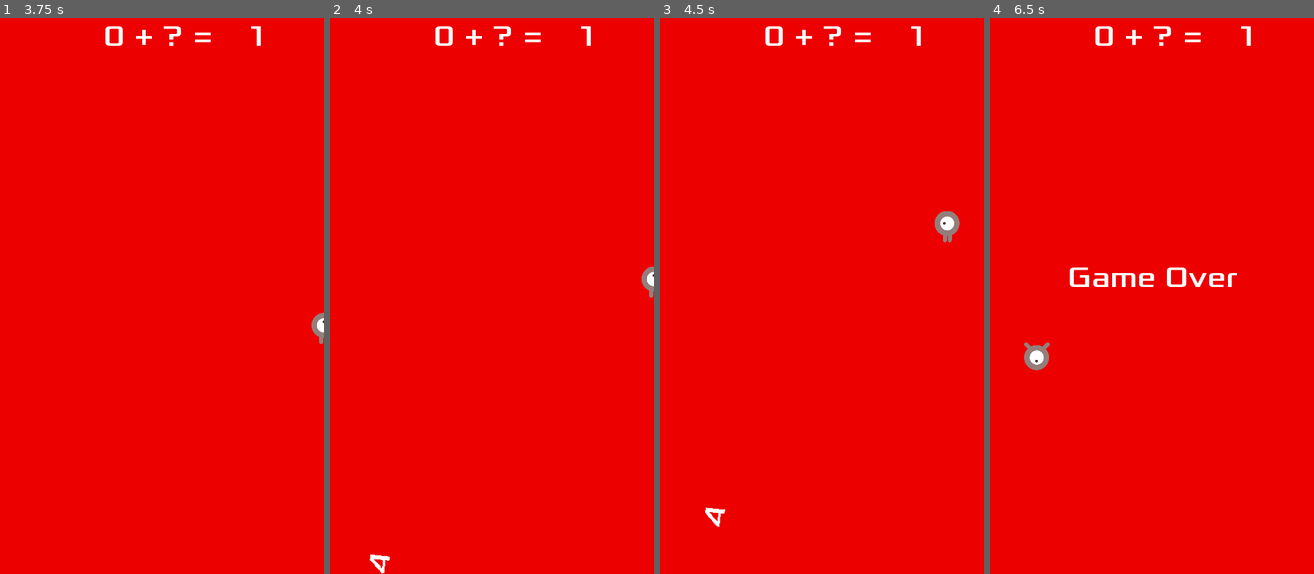
Above: before the commit, frames 1-4 (left to right).
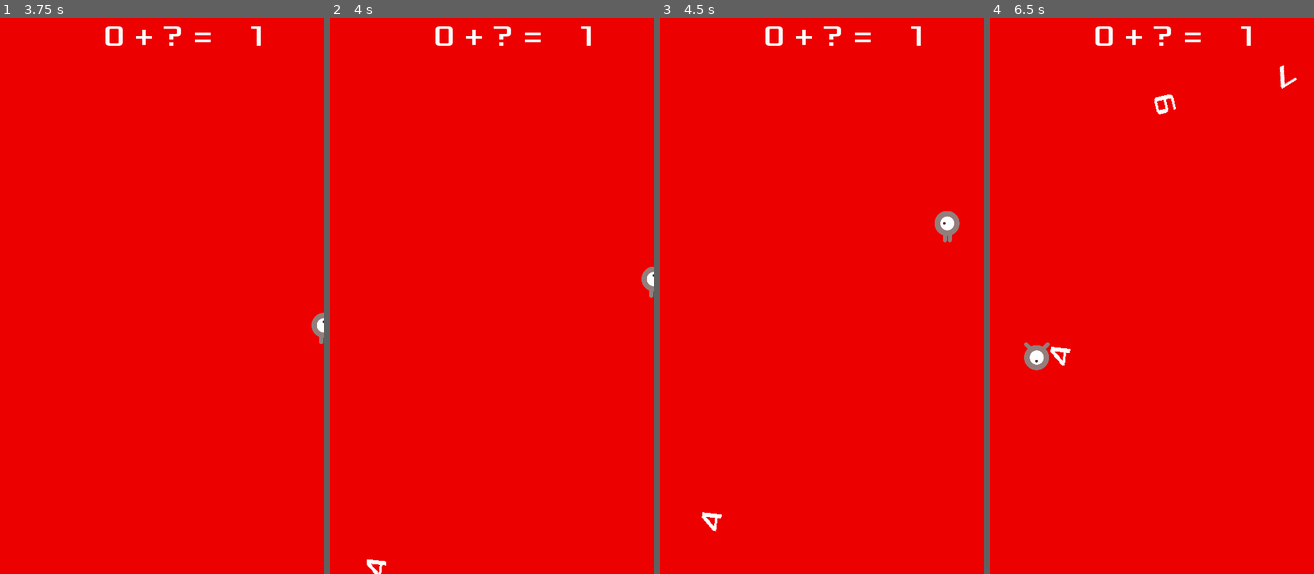
Above: after the commit, the same moments.

Repository: acs/numbers_attack
Game: Godot game, scene res://Main.tscn
Same seed, same stepped clock (60 frames per second), same inputs: the game is played once before the commit and once after it.
Inputs:
- Up to frame 1 (3.75 s): click "Start" at 0.5 s; tap Enter at 1.25 s; hold Right (ui_right) 1.28-2.03 s; hold Down (ui_down) 2.03-2.78 s; hold Right (ui_right) 2.78-3.53 s; tap Space at 3.5 s; hold Up (ui_up) from 3.53 s (still down)
- Up to frame 2 (4 s): keep holding Up (ui_up)
- Up to frame 3 (4.5 s): release Up (ui_up) at 4.28 s; hold Left (ui_left) from 4.28 s (still down)
- Up to frame 4 (6.5 s): release Left (ui_left) at 5.78 s; hold Down (ui_down) from 5.78 s (still down)

Frame 1 is identical in both runs. In frame 2, 0.1% of the frame differs, in the area x 11-19%, y 96-100%; in frame 3, 0.2%; in frame 4, 1.0%, in the area x 18-95%, y 8-63%.

Commit message:
Improve the Collision Shape for numbers

Diff:
--- a/Number.tscn
+++ b/Number.tscn
@@ -3,12 +3,12 @@
 [ext_resource path="res://Number.gd" type="Script" id=1]
 [ext_resource path="res://dodge_assets/fonts/Xolonium-Regular.ttf" type="DynamicFontData" id=2]
 
-[sub_resource type="RectangleShape2D" id=1]
-extents = Vector2( 38.062, 24.9708 )
-
 [sub_resource type="DynamicFont" id=2]
 size = 64
 font_data = ExtResource( 2 )
+
+[sub_resource type="RectangleShape2D" id=1]
+extents = Vector2( 22.6368, 19.6593 )
 
 [node name="Number" type="RigidBody2D" groups=[
 "numbers",
@@ -18,26 +18,23 @@
 gravity_scale = 0.0
 script = ExtResource( 1 )
 
-[node name="CollisionShape2D" type="CollisionShape2D" parent="."]
-position = Vector2( -79.0443, -38.6812 )
-rotation = 1.5708
-shape = SubResource( 1 )
-__meta__ = {
-"_edit_group_": true
-}
-
-[node name="VisibilityNotifier2D" type="VisibilityNotifier2D" parent="."]
-position = Vector2( -72.3171, -33.6359 )
-
 [node name="Label" type="Label" parent="."]
-margin_left = -101.0
-margin_top = -74.0
-margin_right = -56.0
-margin_bottom = 4.0
+margin_left = -112.0
+margin_top = -80.0
+margin_right = -67.0
+margin_bottom = -2.0
 custom_fonts/font = SubResource( 2 )
 text = "6"
 __meta__ = {
 "_edit_group_": true,
 "_edit_use_anchors_": false
 }
+
+[node name="VisibilityNotifier2D" type="VisibilityNotifier2D" parent="."]
+position = Vector2( -87.0671, -47.3859 )
+
+[node name="CollisionShape2D" type="CollisionShape2D" parent="."]
+position = Vector2( -88.7943, -41.4312 )
+rotation = 1.5708
+shape = SubResource( 1 )
 [connection signal="screen_exited" from="VisibilityNotifier2D" to="." method="_on_VisibilityNotifier2D_screen_exited"]
